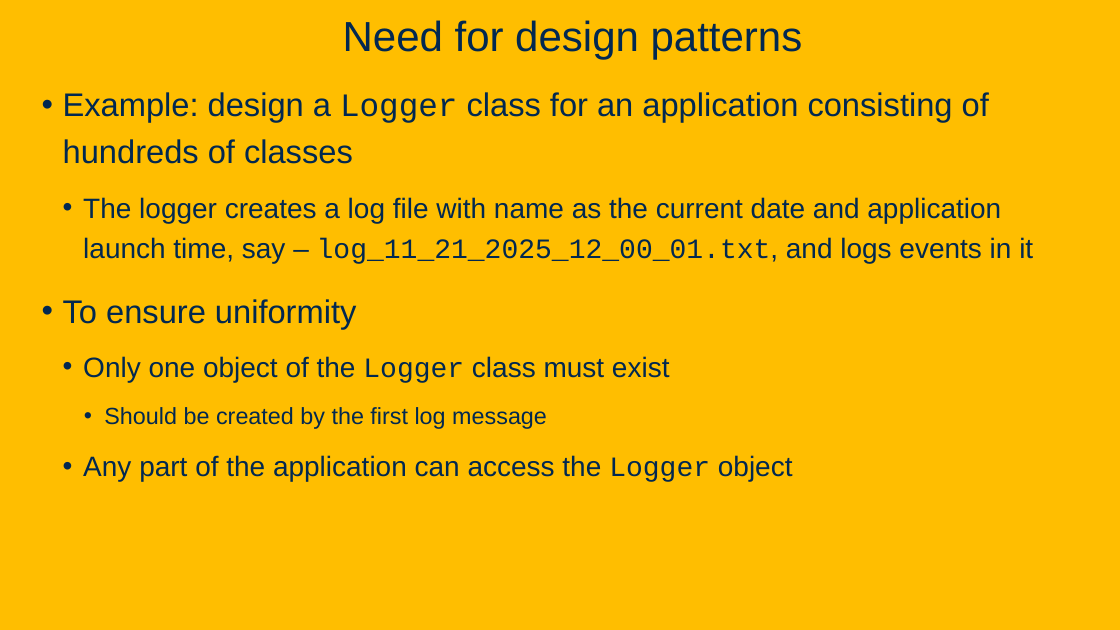
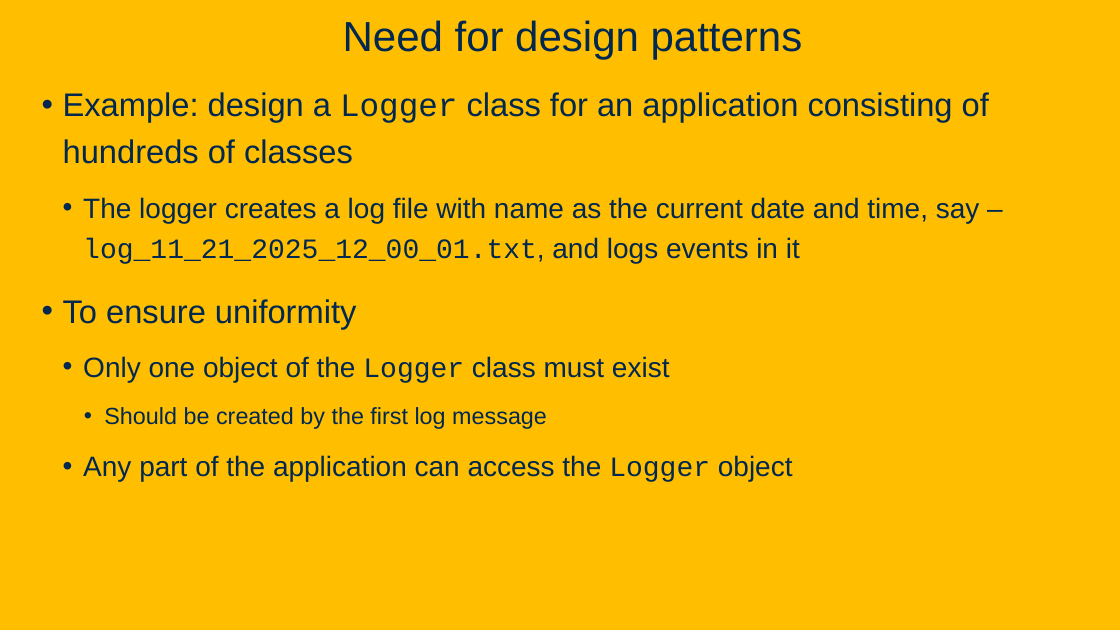
Before and after one commit to davsec-teaching/ECS_160, a slide deck: slide 17 of slides/DesignPatterns.pptx (slide 16 before the commit). Drawn at 1120x630 pixels with LibreOffice and Linux fonts; fonts in the diff are those of the drawing; background and template pictures are left out. Boxes give left, top, right and bottom in pixels: in the first picture for what was removed or moved away, otherwise in the second. Text is boxed around its words. In the diff, an @@ line names an element or a change of style, - is before the commit and + after.

Commit message:
update design patterns bug fixes

```diff
--- a/slides/DesignPatterns.pptx
+++ b/slides/DesignPatterns.pptx
@@ text at (83, 197, 980, 264): text changed @@
-  • The logger creates a log file with name as the current date and application launch time, say – log_11_21_2025_12_00_01.txt, and logs events in it
+  • The logger creates a log file with name as the current date and time, say – log_11_21_2025_12_00_01.txt, and logs events in it
```
Also in this commit, not shown: 18 other slides changed, 1 slide added, 1 other file.
